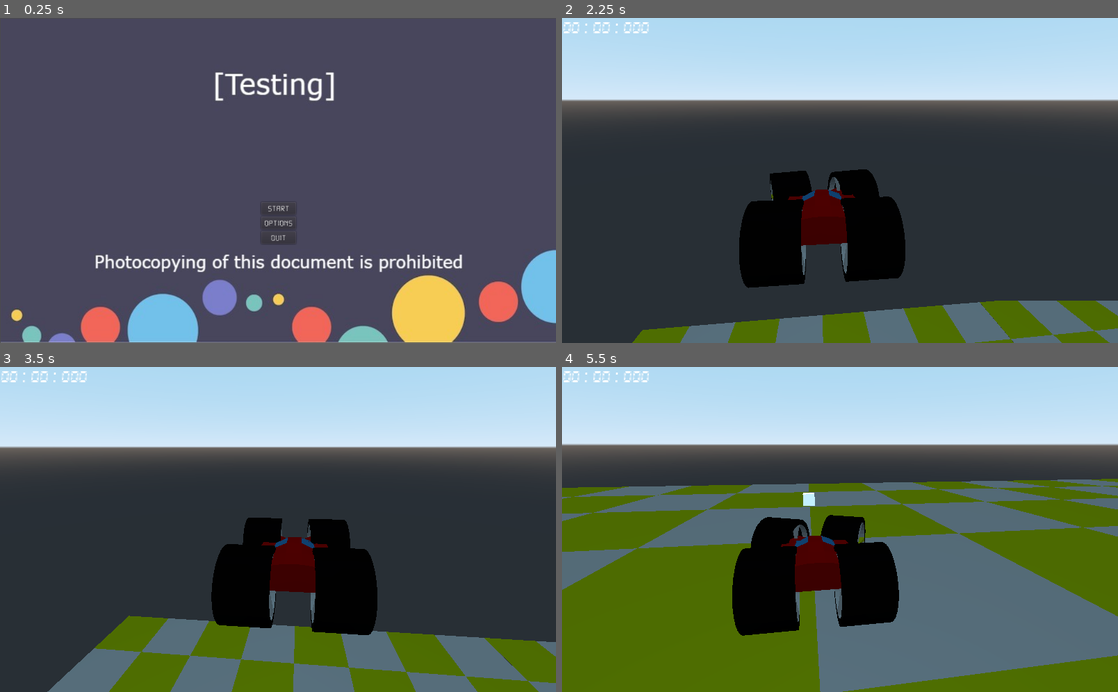
Above: before the commit, frames 1-4 (two rows, left to right).
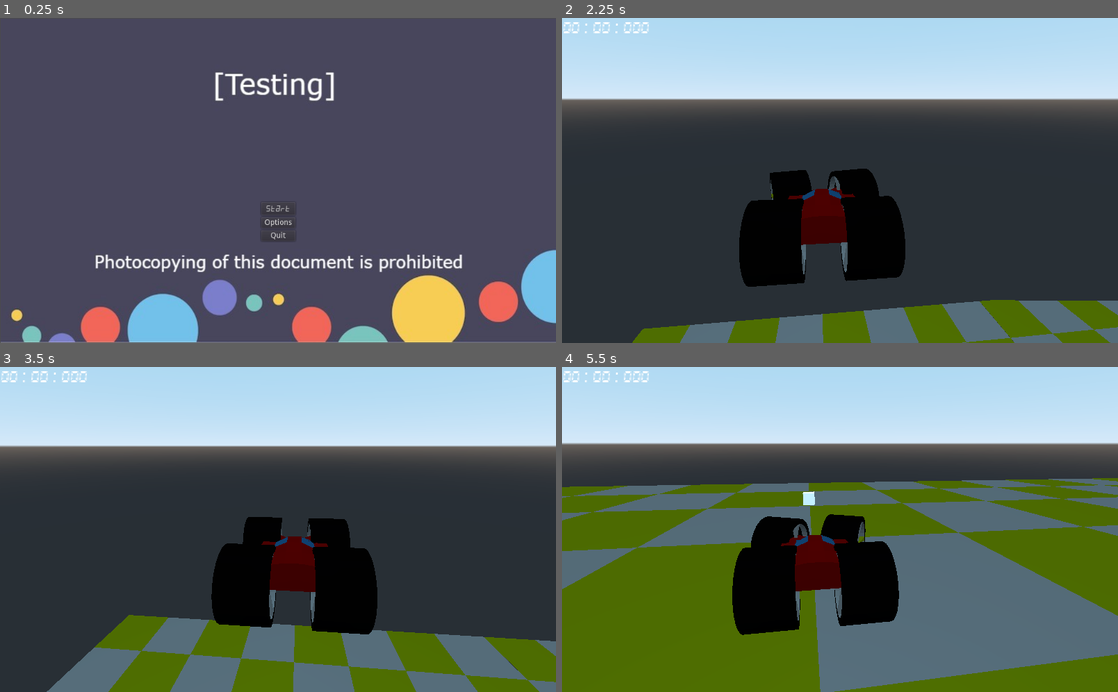
Above: after the commit, the same moments.

Repository: jilhoe63/L3DTEProject
Game: Godot game, scene res://Scenes/Menu.tscn
Two runs of this game, one before a commit and one after it. Both use one fixed random seed, a clock stepped at 60 frames per second and the inputs below.
Inputs (mouse positions are in pixels of both pictures, inside the frame that each line leads up to):
- Up to frame 1 (0.25 s): no input
- Up to frame 2 (2.25 s): click "Start" at 0.5 s; click "Test Scene" at 1.25 s; move the mouse to (867, 180) at 2.02 s; hold A (A) from 2.03 s (still down)
- Up to frame 3 (3.5 s): tap D (D) at 2.3, 2.85 s; move the mouse to (250, 529) at 2.77 s; release A (A) at 2.78 s; tap S (S) at 3.05 s
- Up to frame 4 (5.5 s): move the mouse to (851, 523) at 3.52 s; hold S (S) 3.53-4.28 s; tap A (A) at 3.8, 4.35 s; move the mouse to (834, 536) at 4.27 s; tap D (D) at 4.55 s; move the mouse to (878, 532) at 5.02 s; hold D (D) from 5.03 s (still down); tap S (S) at 5.3 s

The runs differ from the first frame. In frame 1, 0.2% of the frame differs, in the area x 47-54%, y 57-70%; in frame 2, 1.3%; in frame 3, 1.5%; in frame 4, 2.6%, in the area x 0-100%, y 23-100%.

Commit message:
Revert "Small tweaks, helped Matthew and fleshed out the menues somewhat."
This reverts commit 8d5863e1d62934c946ca43cc43c6c42869591648.

Diff:
--- a/Scenes/Menu.tscn
+++ b/Scenes/Menu.tscn
@@ -1,16 +1,10 @@
-[gd_scene load_steps=7 format=2]
+[gd_scene load_steps=5 format=2]
 
 [ext_resource path="res://Scenes/Menu.gd" type="Script" id=1]
 [ext_resource path="res://Image_assets/backgorund temp.jpg" type="Texture" id=2]
-[ext_resource path="res://Fonts/DS-DIGI.TTF" type="DynamicFontData" id=3]
+[ext_resource path="res://Fonts/alarmclock.ttf" type="DynamicFontData" id=3]
 
 [sub_resource type="DynamicFont" id=1]
-font_data = ExtResource( 3 )
-
-[sub_resource type="DynamicFont" id=2]
-font_data = ExtResource( 3 )
-
-[sub_resource type="DynamicFont" id=3]
 font_data = ExtResource( 3 )
 
 [node name="Menu" type="Control"]
@@ -29,23 +23,21 @@
 margin_bottom = 108.0
 
 [node name="Start_Button" type="Button" parent="VBoxContainer"]
-margin_right = 64.0
-margin_bottom = 23.0
+margin_right = 63.0
+margin_bottom = 24.0
 custom_fonts/font = SubResource( 1 )
 text = "Start"
 
 [node name="Options_Button" type="Button" parent="VBoxContainer"]
-margin_top = 27.0
-margin_right = 64.0
-margin_bottom = 50.0
-custom_fonts/font = SubResource( 2 )
+margin_top = 28.0
+margin_right = 63.0
+margin_bottom = 48.0
 text = "Options"
 
 [node name="Quit_Button" type="Button" parent="VBoxContainer"]
-margin_top = 54.0
-margin_right = 64.0
-margin_bottom = 77.0
-custom_fonts/font = SubResource( 3 )
+margin_top = 52.0
+margin_right = 63.0
+margin_bottom = 72.0
 text = "Quit"
 
 [node name="BackgorundTemp" type="Sprite" parent="."]
--- a/Scenes/Rigid_Body_Test.tscn
+++ b/Scenes/Rigid_Body_Test.tscn
@@ -7,7 +7,7 @@
 [node name="Rigid_Body_Test" type="Spatial"]
 
 [node name="RigidBody" type="RigidBody" parent="."]
-mass = 10.0
+mass = 10000.0
 
 [node name="CollisionShape" type="CollisionShape" parent="RigidBody"]
 shape = SubResource( 1 )
--- a/Scenes/Scene_Selection.gd
+++ b/Scenes/Scene_Selection.gd
@@ -10,7 +10,7 @@
 
 
 func _on_Button_2_pressed():
-	get_tree().change_scene("res://Scenes/ramp.tscn")
+	print("feature not yet implemented")
 	pass # Replace with function body.
 
 
--- a/Scenes/Scene_Selection.tscn
+++ b/Scenes/Scene_Selection.tscn
@@ -1,20 +1,7 @@
-[gd_scene load_steps=8 format=2]
+[gd_scene load_steps=3 format=2]
 
 [ext_resource path="res://Image_assets/backgorund temp.jpg" type="Texture" id=1]
 [ext_resource path="res://Scenes/Scene_Selection.gd" type="Script" id=2]
-[ext_resource path="res://Fonts/DS-DIGI.TTF" type="DynamicFontData" id=3]
-
-[sub_resource type="DynamicFont" id=1]
-font_data = ExtResource( 3 )
-
-[sub_resource type="DynamicFont" id=2]
-font_data = ExtResource( 3 )
-
-[sub_resource type="DynamicFont" id=3]
-font_data = ExtResource( 3 )
-
-[sub_resource type="DynamicFont" id=4]
-font_data = ExtResource( 3 )
 
 [node name="Scene_Selection" type="Control"]
 anchor_right = 1.0
@@ -30,29 +17,25 @@
 
 [node name="Button_1" type="Button" parent="VBoxContainer"]
 margin_right = 1024.0
-margin_bottom = 23.0
-custom_fonts/font = SubResource( 1 )
+margin_bottom = 20.0
 text = "Test Scene"
 
 [node name="Button_2" type="Button" parent="VBoxContainer"]
-margin_top = 27.0
+margin_top = 24.0
 margin_right = 1024.0
-margin_bottom = 50.0
-custom_fonts/font = SubResource( 2 )
-text = "Test Ramp Scene"
+margin_bottom = 44.0
+text = "Scene filler"
 
 [node name="Button_3" type="Button" parent="VBoxContainer"]
-margin_top = 54.0
+margin_top = 48.0
 margin_right = 1024.0
-margin_bottom = 77.0
-custom_fonts/font = SubResource( 3 )
+margin_bottom = 68.0
 text = "Scene filler"
 
 [node name="Button_4" type="Button" parent="VBoxContainer"]
-margin_top = 81.0
+margin_top = 72.0
 margin_right = 1024.0
-margin_bottom = 104.0
-custom_fonts/font = SubResource( 4 )
+margin_bottom = 92.0
 text = "Back"
 
 [node name="BackgorundTemp" type="Sprite" parent="."]
--- a/Scenes/Test_scene.tscn
+++ b/Scenes/Test_scene.tscn
@@ -110,21 +110,6 @@
 [node name="Rigid_Body_Test4" parent="." instance=ExtResource( 2 )]
 transform = Transform( 1, 0, 0, 0, 1, 0, 0, 0, 1, 99.9291, 8.73417, 28.9666 )
 
-[node name="Rigid_Body_Test8" parent="." instance=ExtResource( 2 )]
-transform = Transform( -4.37114e-08, 0, -1, 8.74228e-08, -1, -3.82137e-15, -1, -8.74228e-08, 4.37114e-08, 99.9525, 10.8696, 26.1042 )
-
-[node name="Rigid_Body_Test9" parent="." instance=ExtResource( 2 )]
-transform = Transform( -4.37114e-08, 0, -1, 8.74228e-08, -1, -3.82137e-15, -1, -8.74228e-08, 4.37114e-08, 99.9658, 14.0031, 26.1042 )
-
-[node name="Rigid_Body_Test10" parent="." instance=ExtResource( 2 )]
-transform = Transform( -4.37114e-08, 0, -1, 8.74228e-08, -1, -3.82137e-15, -1, -8.74228e-08, 4.37114e-08, 99.9464, 14.0031, 28.8619 )
-
-[node name="Rigid_Body_Test11" parent="." instance=ExtResource( 2 )]
-transform = Transform( 1, 0, 0, 0, -1, 8.74228e-08, 0, -8.74228e-08, -1, 99.4509, 11.2917, 28.7656 )
-
-[node name="Rigid_Body_Test12" parent="." instance=ExtResource( 2 )]
-transform = Transform( 1, 0, 0, 0, -1, 8.74228e-08, 0, -8.74228e-08, -1, 100.222, 8.26889, 25.7664 )
-
 [node name="Rigid_Body_Test5" parent="." instance=ExtResource( 2 )]
 transform = Transform( 1, 0, 0, 0, 1, 0, 0, 0, 1, -0.386995, 1.43841, 25.9105 )
 
--- a/Scenes/ramp.tscn
+++ /dev/null
@@ -1,63 +0,0 @@
-[gd_scene load_steps=4 format=2]
-
-[ext_resource path="res://Scenes/Test_car.tscn" type="PackedScene" id=1]
-[ext_resource path="res://Object Files/Test_field.obj" type="ArrayMesh" id=2]
-
-[sub_resource type="BoxShape" id=1]
-
-[node name="ramp" type="Spatial"]
-
-[node name="Test_car" parent="." instance=ExtResource( 1 )]
-transform = Transform( 1, 0, 0, 0, 1, 0, 0, 0, 1, 0, 3.2903, 0 )
-
-[node name="StaticBody" type="StaticBody" parent="."]
-transform = Transform( 66.7679, 0, 0, 0, 0.138804, 0, 0, 0, 66.7679, 0, 0, 0 )
-
-[node name="CollisionShape" type="CollisionShape" parent="StaticBody"]
-shape = SubResource( 1 )
-
-[node name="MeshInstance" type="MeshInstance" parent="StaticBody/CollisionShape"]
-transform = Transform( 0.22, 0, 0, 0, 0.22, 0, 0, 0, 0.22, 0, 0, 0 )
-mesh = ExtResource( 2 )
-skeleton = NodePath("../..")
-material/0 = null
-material/1 = null
-
-[node name="StaticBody2" type="StaticBody" parent="."]
-transform = Transform( 66.7679, 0, 0, 0, 0.134074, -17.2808, 0, 0.0359251, 64.4928, 0, 17, -131 )
-
-[node name="CollisionShape" type="CollisionShape" parent="StaticBody2"]
-shape = SubResource( 1 )
-
-[node name="MeshInstance" type="MeshInstance" parent="StaticBody2/CollisionShape"]
-transform = Transform( 0.22, 0, 0, 0, 0.22, 0, 0, 0, 0.22, 0, 0, 0 )
-mesh = ExtResource( 2 )
-skeleton = NodePath("../..")
-material/0 = null
-material/1 = null
-
-[node name="StaticBody3" type="StaticBody" parent="."]
-transform = Transform( 66.7679, 0, 0, 0, 0.120208, -33.3839, 0, 0.069402, 57.8227, 0, 67, -251 )
-
-[node name="CollisionShape" type="CollisionShape" parent="StaticBody3"]
-shape = SubResource( 1 )
-
-[node name="MeshInstance" type="MeshInstance" parent="StaticBody3/CollisionShape"]
-transform = Transform( 0.22, 0, 0, 0, 0.22, 0, 0, 0, 0.22, 0, 0, 0 )
-mesh = ExtResource( 2 )
-skeleton = NodePath("../..")
-material/0 = null
-material/1 = null
-
-[node name="StaticBody4" type="StaticBody" parent="."]
-transform = Transform( 66.7679, 0, 0, 0, 0.0981493, -47.212, 0, 0.0981493, 47.212, 0, 145.294, -355 )
-
-[node name="CollisionShape" type="CollisionShape" parent="StaticBody4"]
-shape = SubResource( 1 )
-
-[node name="MeshInstance" type="MeshInstance" parent="StaticBody4/CollisionShape"]
-transform = Transform( 0.22, 0, 0, 0, 0.22, 0, 0, 0, 0.22, 0, 0, 0 )
-mesh = ExtResource( 2 )
-skeleton = NodePath("../..")
-material/0 = null
-material/1 = null
